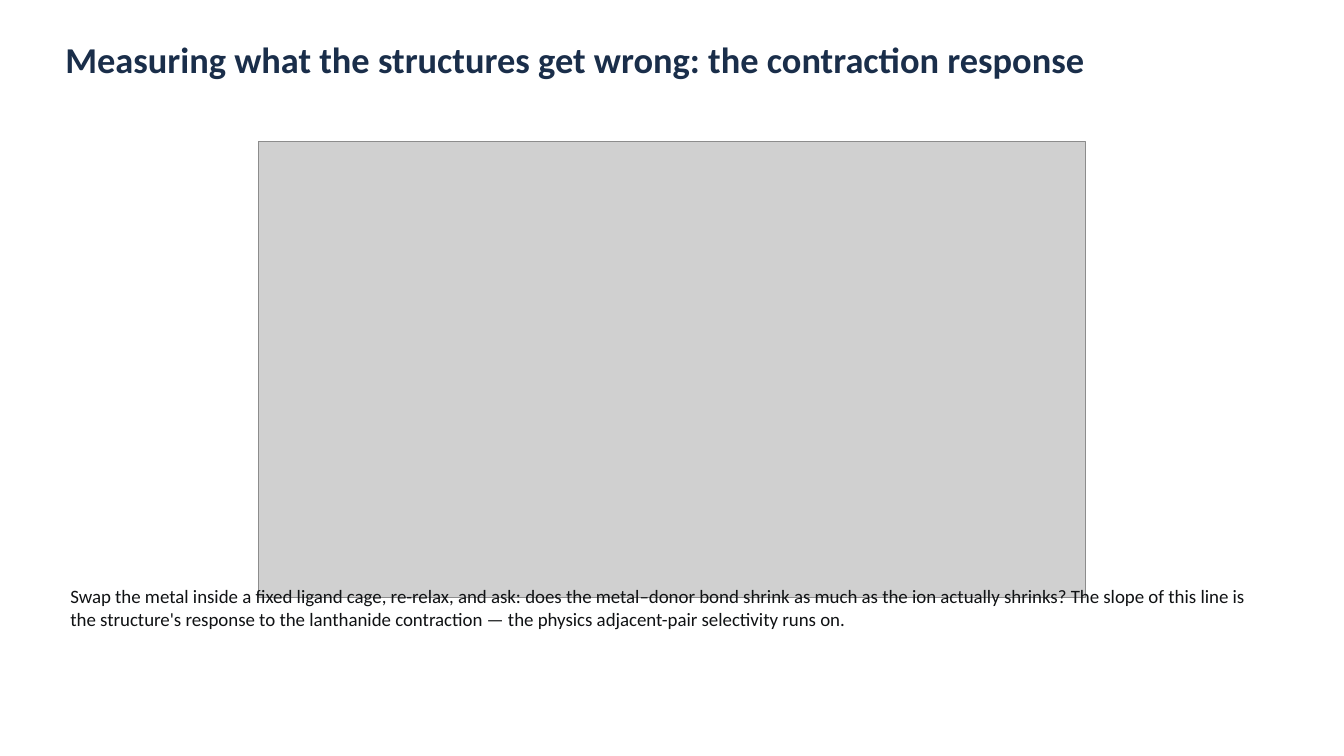
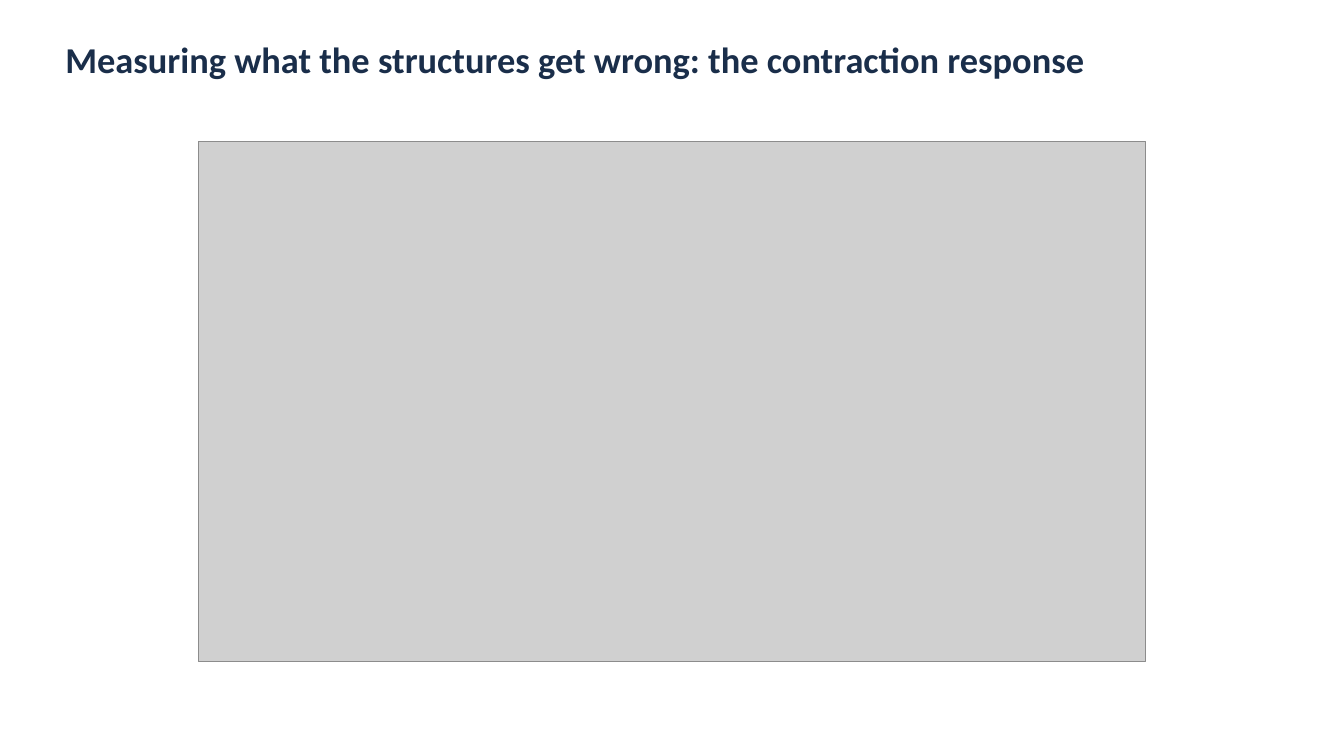
Before and after one commit to mironovb/lanthanidestrain, a slide deck: slide 10 of docs/vogiatzis_condensed_2026-08.pptx (slide 9 before the commit). Drawn at 1344x756 pixels with LibreOffice and Linux fonts; fonts in the diff are those of the drawing; grey boxes stand for pictures. Boxes give left, top, right and bottom in pixels: in the first picture for what was removed or moved away, otherwise in the second. Text is boxed around its words. In the diff, an @@ line names an element or a change of style, - is before the commit and + after.

```diff
--- a/docs/vogiatzis_condensed_2026-08.pptx
+++ b/docs/vogiatzis_condensed_2026-08.pptx
@@ picture: place and size @@
-picture at (259, 141, 1086, 598)
+picture at (199, 141, 1146, 661)
@@ text removed at (70, 587, 1245, 630) @@
-Swap the metal inside a fixed ligand cage, re-relax, and ask: does the metal–donor bond shrink as much as the ion actually shrinks? The slope of this line is the structure's response to the lanthanide contraction — the physics adjacent-pair selectivity runs on.
```
Also in this commit, not shown: 9 other slides changed, 1 slide added.
